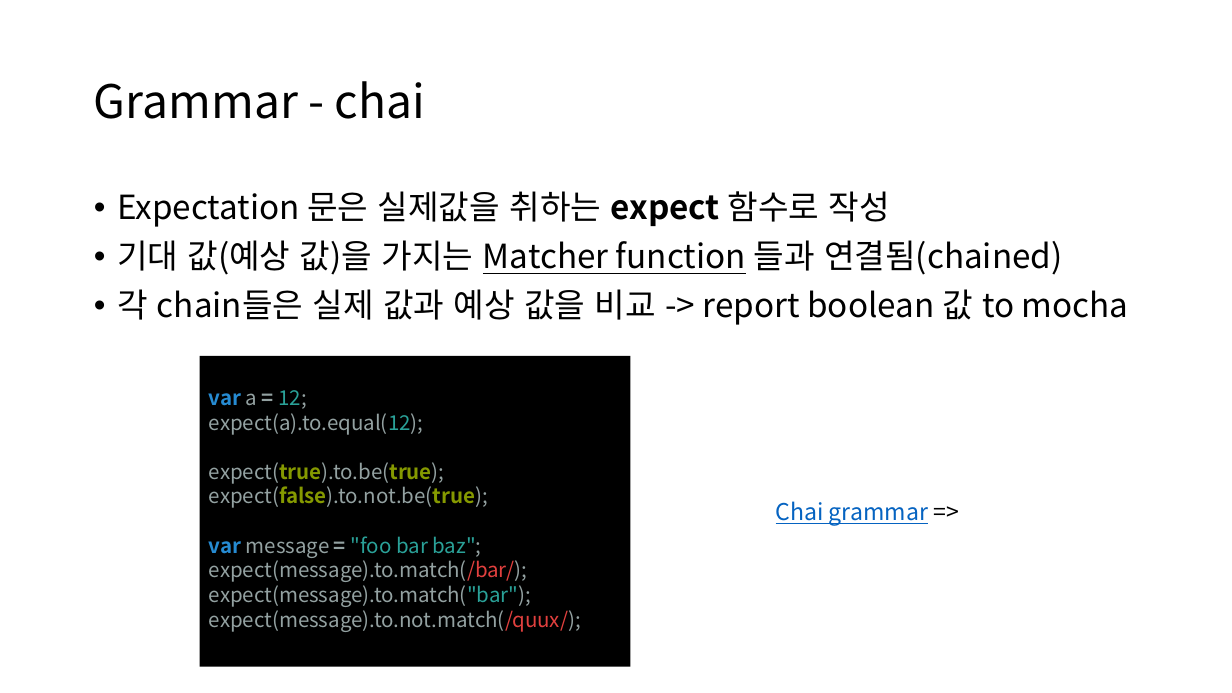
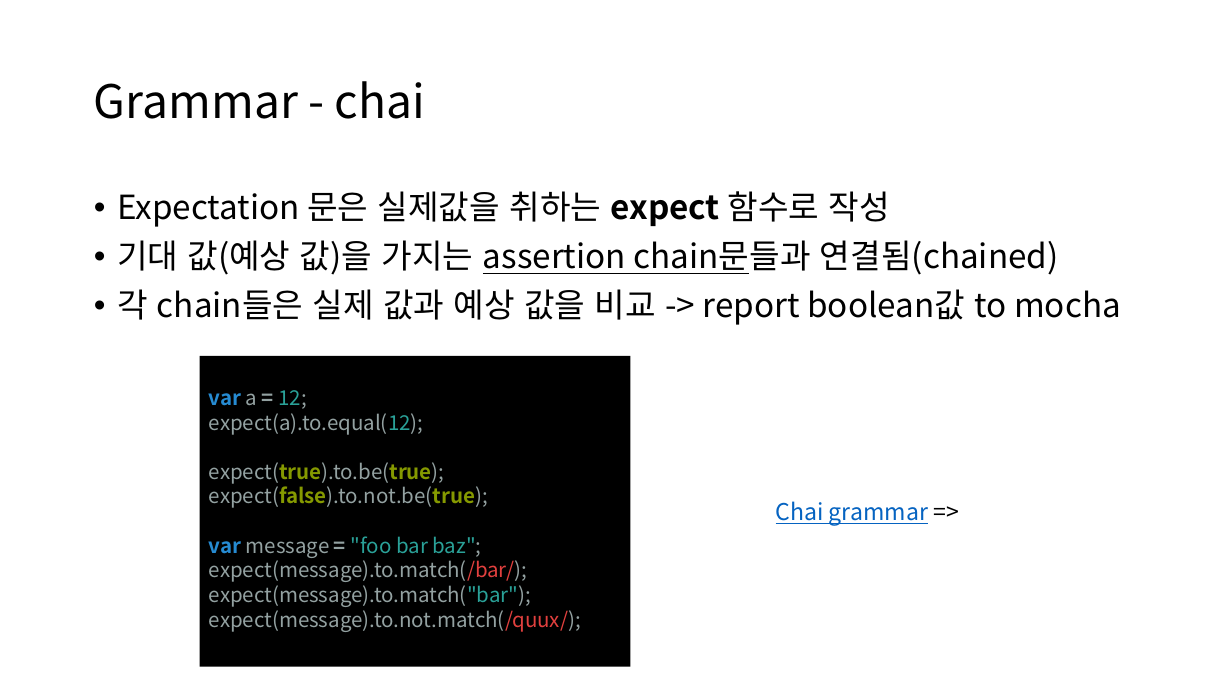
Before and after one commit to WANZARGEN/vue-study, a slide deck: slide 21 of Vue Unit Test.pptx (slide 11 before the commit). Drawn at 1232x693 pixels with LibreOffice and Linux fonts; fonts in the diff are those of the drawing. Boxes give left, top, right and bottom in pixels: in the first picture for what was removed or moved away, otherwise in the second. Text is boxed around its words. In the diff, an @@ line names an element or a change of style, - is before the commit and + after.

```diff
--- a/Vue Unit Test.pptx
+++ b/Vue Unit Test.pptx
@@ text at box(117, 240, 1121, 325): text changed @@
-• 기대 값(예상 값)을 가지는 Matcher function 들과 연결됨(chained)
-• 각 chain들은 실제 값과 예상 값을 비교 -> report boolean 값 to mocha
+• 기대 값(예상 값)을 가지는 assertion chain문들과 연결됨(chained)
+• 각 chain들은 실제 값과 예상 값을 비교 -> report boolean값 to mocha
```
Also in this commit, not shown: 6 other slides changed, 10 slides added.
